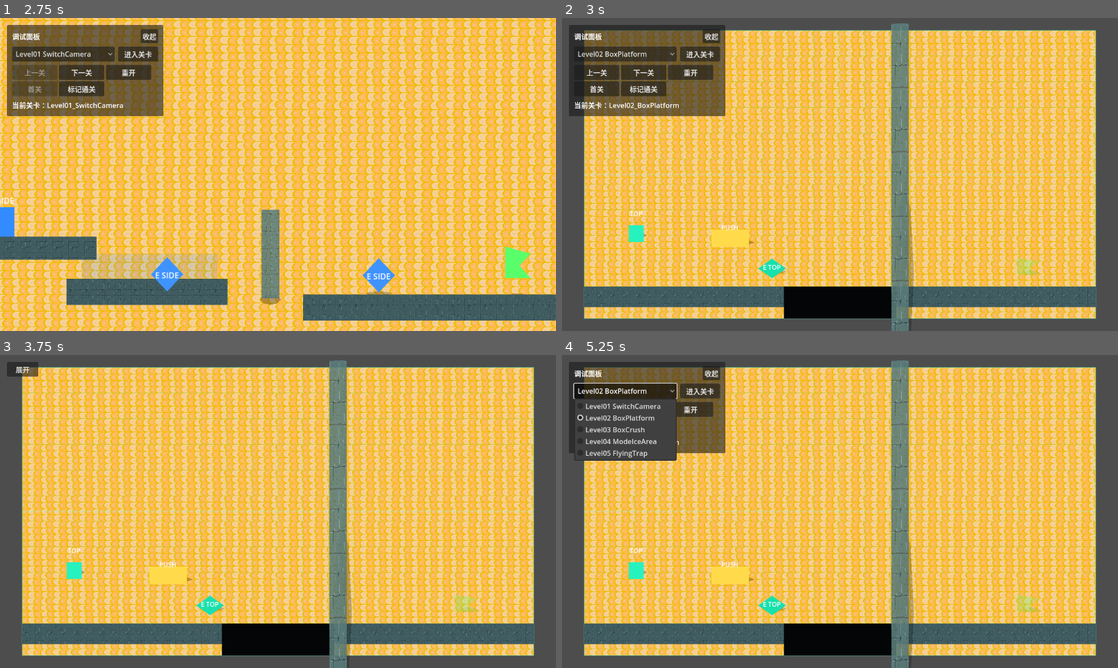
Above: before the commit, frames 1-4 (two rows, left to right).
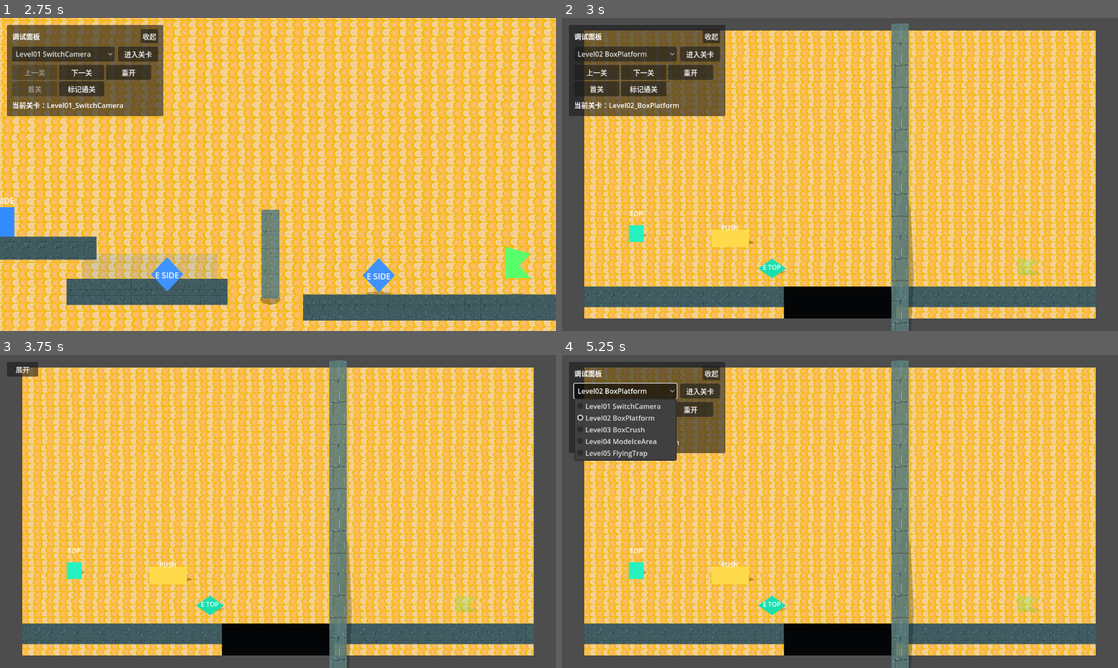
Above: after the commit, the same moments.

Repository: JrDw0/side-to-topdown-new
Game: Godot game, scene res://scenes/levels/Level01_SwitchCamera.tscn
The game is run twice, just before and just after one commit, with the same random seed, the same clock (stepped at 60 frames per second) and the same inputs.
Inputs:
- Up to frame 1 (2.75 s): click "收起" at 0.5 s; click "展开" at 1.25 s; click "进入关卡" at 2 s
- Up to frame 2 (3 s): click "下一关" at 2.75 s
- Up to frame 3 (3.75 s): click "收起" at 3.5 s
- Up to frame 4 (5.25 s): click "展开" at 4.25 s; click "Level02 BoxPlatform" at 5 s

Frame 1 is identical in both runs. In frame 2, 2.9% of the frame differs, in the area x 3-97%, y 3-97%; in frame 3, 3.3%; in frame 4, 2.9%.

Commit message:
feat(backdrop): 添加俯视网格绘制开关并更新下水道砖块资源
新增 `draw_topdown_grid` 导出变量控制俯视网格线渲染，关闭后保留背景贴图与视角切换。同步替换下水道砖块资源文件，移除旧版转角与包框素材，引入编号规范的新资源。

Diff:
--- a/scripts/ModeBackdrop.gd
+++ b/scripts/ModeBackdrop.gd
@@ -8,6 +8,8 @@
 @export var size := Vector2(1280.0, 720.0)
 ## 俯视网格的单元大小。
 @export var grid_step := 64.0
+## 是否绘制俯视视角的网格线。关闭后仍保留背景贴图和视角切换逻辑。
+@export var draw_topdown_grid := false
 ## 横版地平线与俯视网格互相淡入淡出的时长。
 @export_range(0.0, 1.0, 0.01) var transition_duration := 0.22
 ## 是否绘制横版视角底部暗色地平线遮罩。关闭可避免屏幕底部出现黑块。
@@ -58,7 +60,8 @@
 
 func _draw() -> void:
 	_draw_horizon(1.0 - _transition_progress)
-	_draw_grid(_transition_progress)
+	if draw_topdown_grid:
+		_draw_grid(_transition_progress)
 
 
 func _set_transition_progress(value: float) -> void:
Renamed: assets/地面 墙纸tiles/下水道包框.png -> assets/地面 墙纸tiles/下水道包框1.png
Not shown, changed: assets/地面 墙纸tiles/下水道包框1.png.import
Renamed: assets/地面 墙纸tiles/下水道 转角1.png -> assets/地面 墙纸tiles/下水道转角1.png
Not shown, changed: assets/地面 墙纸tiles/下水道转角1.png.import
Renamed: assets/地面 墙纸tiles/下水道转角.png -> assets/地面 墙纸tiles/下水道转角2.png
Not shown, changed: assets/地面 墙纸tiles/下水道转角2.png.import
